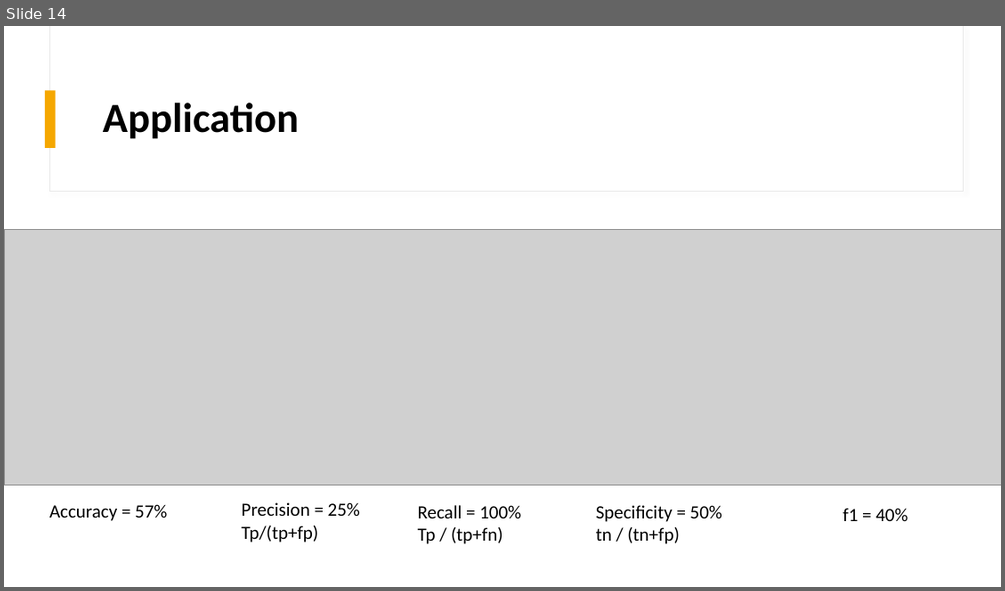
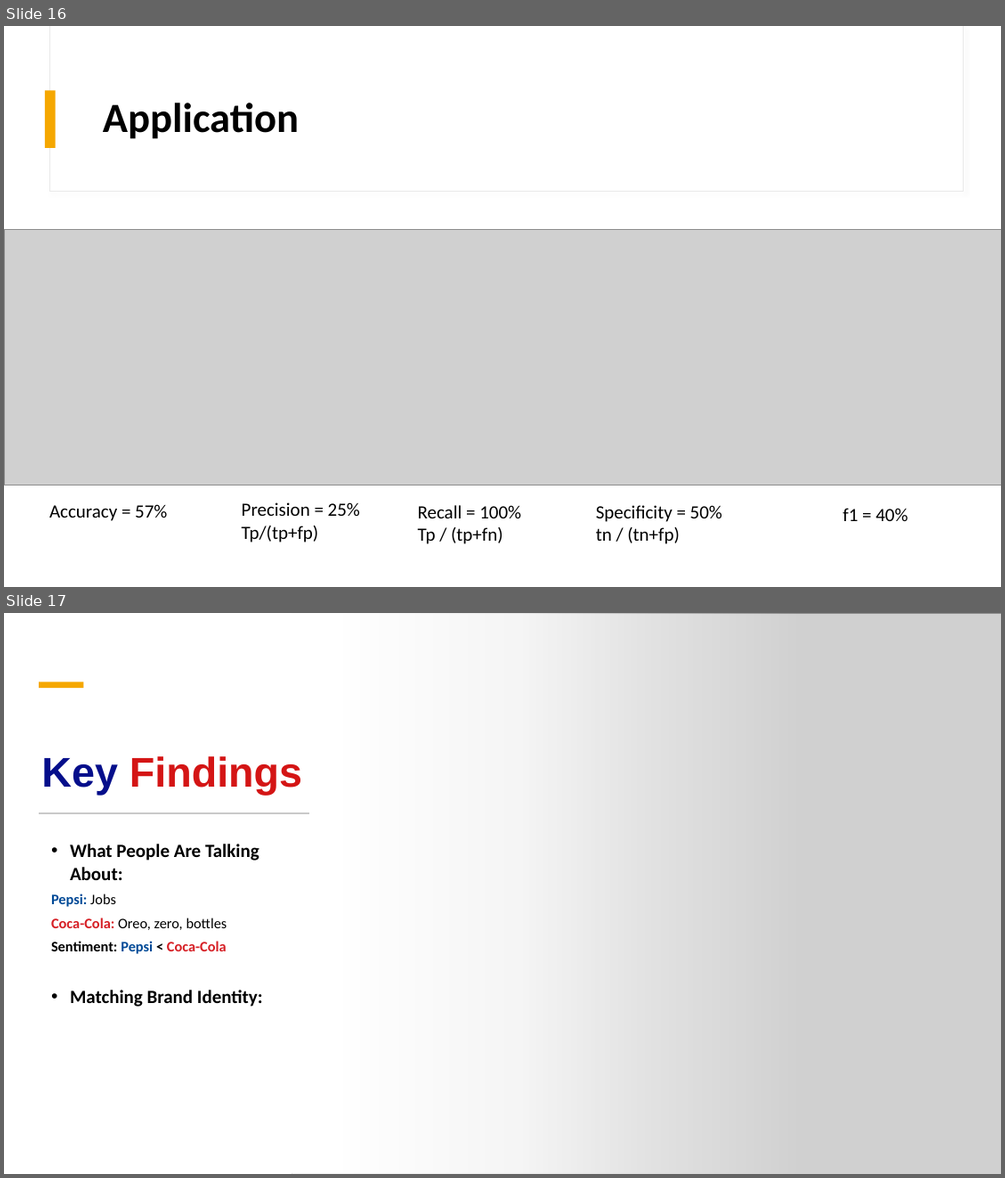
Before and after one commit to auttwitter/DSI-04, a slide deck: projects/project_3/Presentation.pptx. Shown one above the other, each under a label of ours: slide 14 before the commit, slides 16 and 17 after it. The pictures are 1005x591 and 1005x1178 pixels, drawn with LibreOffice and Linux fonts; fonts in the diff are those of the drawing; grey boxes stand for pictures. Boxes give left, top, right and bottom in pixels: in the first picture for what was removed or moved away, otherwise in the second. Text is boxed around its words. In the diff, an @@ line names an element or a change of style, - is before the commit and + after.

Commit message:
update presentation

```diff
--- a/projects/project_3/Presentation.pptx
+++ b/projects/project_3/Presentation.pptx
@@ slide 17 added at (4, 613, 1001, 1174), background #FFFFFF @@
@@ rectangle added at (4, 613, 1001, 1174), fill #FFFFFF @@
@@ rectangle added at (4, 613, 802, 1174), fill gradient #FFFFFF @@
@@ rectangle added at (49, 613, 963, 779), fill #FFFFFF, outline #E9E9E9 0.75 pt @@
@@ rectangle added at (50, 613, 963, 778), fill #FFFFFF @@
@@ picture added at (291, 613, 1001, 1174) @@
@@ rectangle added at (39, 682, 83, 688), fill #F5A700 @@
@@ text added at (41, 756, 302, 795), 40 pt, text #D41515, bold @@
+Key Findings
@@ rectangle added at (39, 812, 309, 813), fill #C9C9C9, outline #C9C9C9 0.25 pt @@
@@ text added at (51, 844, 263, 1006), 14 pt, text #000000, bold @@
+• What People Are Talking About:
+Pepsi: Jobs
+Coca-Cola: Oreo, zero, bottles
+Sentiment: Pepsi < Coca-Cola
+• Matching Brand Identity:
@@ what was slide 14 is now slide 16 @@
```
Also in this commit, not shown: 2 slides changed, 2 other slides added.
